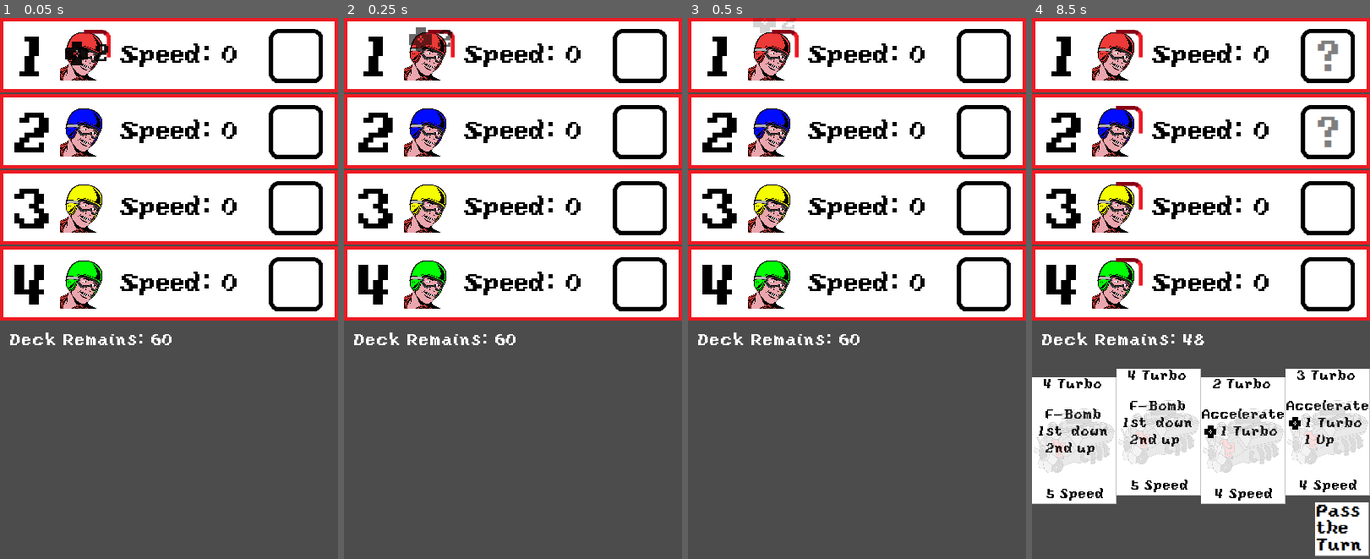
Above: before the commit, frames 1-4 (left to right).
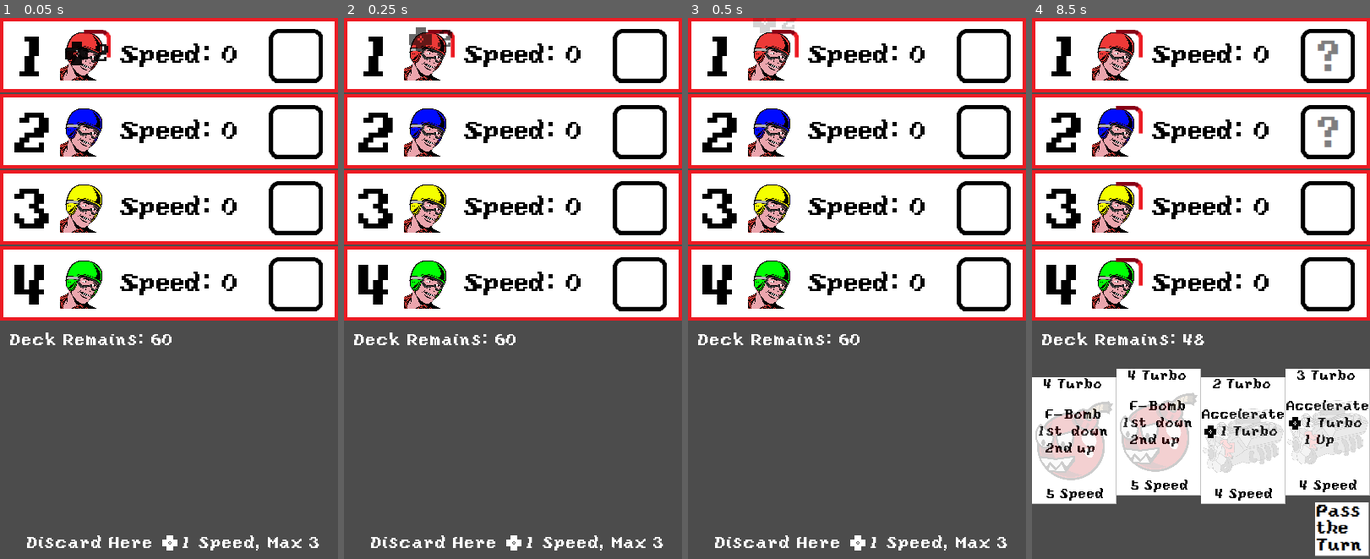
Above: after the commit, the same moments.

Repository: s0ra/Card-Kart
Game: Godot game, scene res://Scenes/Game.tscn
Same seed, same stepped clock (60 frames per second), same inputs: the game is played once before the commit and once after it. This scene is started directly instead of the project's main scene. Sound files missing from this copy of the repository are replaced by a short silence.
Inputs (mouse positions are in pixels of both pictures, inside the frame that each line leads up to):
- Up to frame 1 (0.05 s): no input
- Up to frame 2 (0.25 s): no input
- Up to frame 3 (0.5 s): no input
- Up to frame 4 (8.5 s): move the mouse to (1275, 261) at 0.52 s; click (1275, 261) at 0.6 s; move the mouse to (1133, 315) at 1.27 s; click (1133, 315) at 1.35 s; move the mouse to (1234, 169) at 2.02 s; click (1234, 169) at 2.1 s; tap Enter at 2.75, 5, 6.5 s; move the mouse to (1184, 396) at 2.77 s; click (1184, 396) at 2.85 s; tap Space at 3.5, 5.75, 8 s; move the mouse to (1302, 369) at 3.52 s; click (1302, 369) at 3.6 s; move the mouse to (1099, 207) at 4.27 s; click (1099, 207) at 4.35 s; move the mouse to (1217, 288) at 5.02 s; click (1217, 288) at 5.1 s; move the mouse to (1150, 153) at 5.77 s; click (1150, 153) at 5.85 s; move the mouse to (1275, 261) at 6.52 s; click (1275, 261) at 6.6 s; move the mouse to (1133, 315) at 7.27 s; click (1133, 315) at 7.35 s; move the mouse to (1234, 169) at 8.02 s; click (1234, 169) at 8.1 s

The runs differ from the first frame. In frame 1, 0.8% of the frame differs, in the area x 8-95%, y 95-99%; in frame 2, 0.8%; in frame 3, 0.8%; in frame 4, 3.2%, in the area x 0-50%, y 69-86%.

Commit message:
Last Commit before Dealine

Diff:
--- a/Scenes/F-bomb.tscn
+++ b/Scenes/F-bomb.tscn
@@ -3,7 +3,7 @@
 [ext_resource path="res://Sprites/hand.png" type="Texture" id=1]
 [ext_resource path="res://Scripts/F-bomb.gd" type="Script" id=2]
 [ext_resource path="res://Font/yoster.ttf" type="DynamicFontData" id=3]
-[ext_resource path="res://Sprites/engine-160230_640.png" type="Texture" id=4]
+[ext_resource path="res://Sprites/bomb-1294261_960_720.png" type="Texture" id=4]
 
 [sub_resource type="DynamicFont" id=1]
 
@@ -18,7 +18,7 @@
 custom_solver_bias = 0.0
 extents = Vector2( 50, 75 )
 
-[node name="F-Bomb" type="Sprite" index="0"]
+[node name="F-Bomb" type="Sprite"]
 
 texture = ExtResource( 1 )
 script = ExtResource( 2 )
@@ -101,7 +101,7 @@
 [node name="Sprite" type="Sprite" parent="." index="3"]
 
 modulate = Color( 1, 1, 1, 0.196078 )
-scale = Vector2( 0.15, 0.15 )
+scale = Vector2( 0.13, 0.13 )
 texture = ExtResource( 4 )
 _sections_unfolded = [ "Transform", "Visibility" ]
 __meta__ = {
--- a/Scenes/Game.tscn
+++ b/Scenes/Game.tscn
@@ -863,6 +863,7 @@
 
 [node name="Ranking" type="Node2D" parent="." index="0"]
 
+editor/display_folded = true
 script = ExtResource( 2 )
 
 [node name="Rank1" parent="Ranking" index="0" instance=ExtResource( 3 )]
@@ -958,7 +959,6 @@
 
 [node name="Players" type="Node" parent="." index="6"]
 
-editor/display_folded = true
 script = ExtResource( 8 )
 
 [node name="AIManager1" type="Node" parent="Players" index="0"]
--- a/Scenes/OL.tscn
+++ b/Scenes/OL.tscn
@@ -3,7 +3,7 @@
 [ext_resource path="res://Sprites/hand.png" type="Texture" id=1]
 [ext_resource path="res://Scripts/OL.gd" type="Script" id=2]
 [ext_resource path="res://Font/yoster.ttf" type="DynamicFontData" id=3]
-[ext_resource path="res://Sprites/engine-160230_640.png" type="Texture" id=4]
+[ext_resource path="res://Sprites/roadsigns-26534_960_720.png" type="Texture" id=4]
 
 [sub_resource type="DynamicFont" id=1]
 
@@ -101,7 +101,7 @@
 [node name="Sprite" type="Sprite" parent="." index="3"]
 
 modulate = Color( 1, 1, 1, 0.196078 )
-scale = Vector2( 0.15, 0.15 )
+scale = Vector2( 0.12, 0.12 )
 texture = ExtResource( 4 )
 _sections_unfolded = [ "Transform", "Visibility" ]
 __meta__ = {
--- a/Scenes/Protect.tscn
+++ b/Scenes/Protect.tscn
@@ -3,7 +3,7 @@
 [ext_resource path="res://Sprites/hand.png" type="Texture" id=1]
 [ext_resource path="res://Scripts/Protect.gd" type="Script" id=2]
 [ext_resource path="res://Font/yoster.ttf" type="DynamicFontData" id=3]
-[ext_resource path="res://Sprites/engine-160230_640.png" type="Texture" id=4]
+[ext_resource path="res://Sprites/shield-1086703_960_720.png" type="Texture" id=4]
 
 [sub_resource type="DynamicFont" id=1]
 
@@ -18,7 +18,7 @@
 custom_solver_bias = 0.0
 extents = Vector2( 50, 75 )
 
-[node name="Protection" type="Sprite"]
+[node name="Protection" type="Sprite" index="0"]
 
 texture = ExtResource( 1 )
 script = ExtResource( 2 )
@@ -101,7 +101,7 @@
 [node name="Sprite" type="Sprite" parent="." index="3"]
 
 modulate = Color( 1, 1, 1, 0.196078 )
-scale = Vector2( 0.15, 0.15 )
+scale = Vector2( 0.13, 0.13 )
 texture = ExtResource( 4 )
 _sections_unfolded = [ "Transform", "Visibility" ]
 __meta__ = {
--- a/Scenes/TitleScreen.tscn
+++ b/Scenes/TitleScreen.tscn
@@ -98,7 +98,7 @@
 font_data = ExtResource( 4 )
 _sections_unfolded = [ "Font", "Settings" ]
 
-[node name="TitleScreen" type="Node2D" index="0"]
+[node name="TitleScreen" type="Node2D"]
 
 script = ExtResource( 1 )
 
--- a/Scripts/Hands.gd
+++ b/Scripts/Hands.gd
@@ -62,6 +62,7 @@
 		game.get_node("PlayCard").visible = true
 		game.get_node("Pass").hide()
 	if your_turn and not playing:
+		game.get_node("Discard").hide()
 		game.get_node("Pass").show()
 		game.get_node("PlayCard").visible = false
 		for hand in get_children():
@@ -69,6 +70,7 @@
 	elif not your_turn:
 		for hand in get_children():
 			hand.modulate = Color(1, 1, 1, 0.5)
+			game.get_node("Discard").show()
 	if discarded or played:
 		can_end = true
 	pass
--- a/Scripts/TitleScreen.gd
+++ b/Scripts/TitleScreen.gd
@@ -7,8 +7,7 @@
 var playing = false
 
 func _ready():
-	# Called every time the node is added to the scene.
-	# Initialization here
+	get_tree().set_screen_stretch(SceneTree.STRETCH_MODE_2D, SceneTree.STRETCH_ASPECT_KEEP, Vector2(400, 640))
 	pass
 
 func _process(delta):
